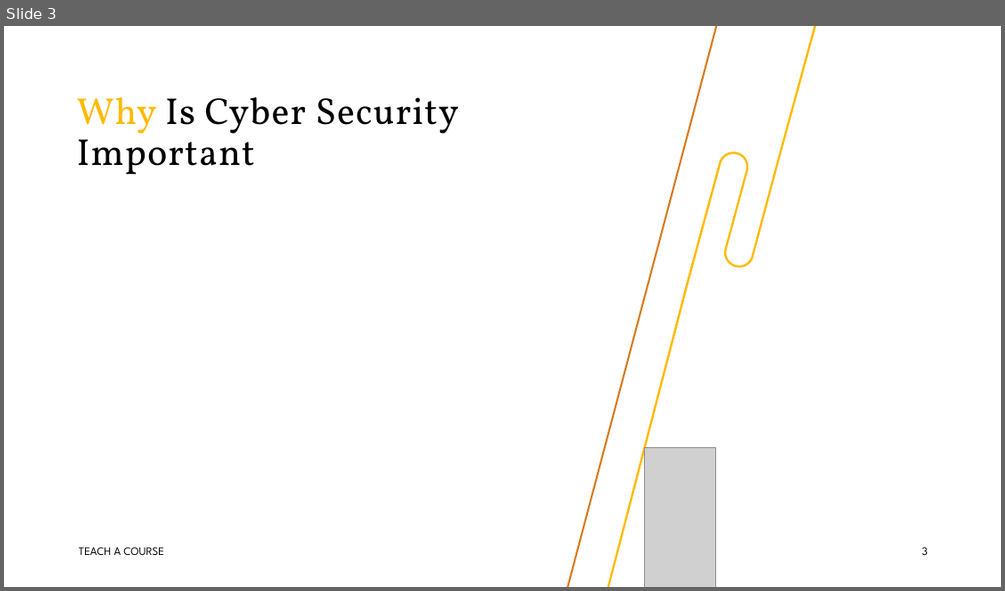
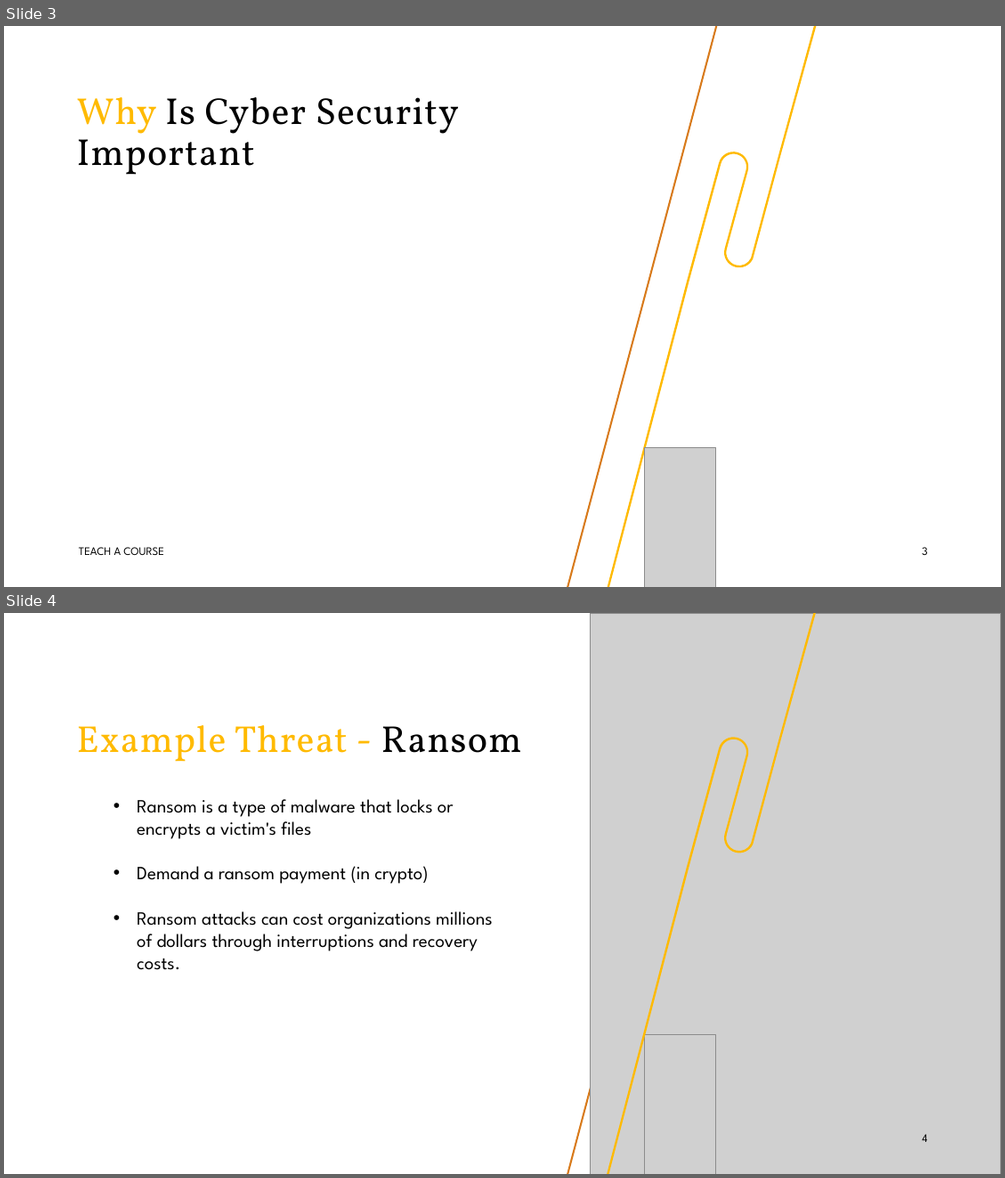
Before and after one commit to noelleon04/CEP-146-GroupProject, a slide deck: Cyber Security Presentation.pptx. Shown one above the other, each under a label of ours: slide 3 before the commit, slides 3 and 4 after it. The pictures are 1005x591 and 1005x1178 pixels, drawn with LibreOffice and Linux fonts; fonts in the diff are those of the drawing; grey boxes stand for pictures; background and template pictures are left out. Boxes give left, top, right and bottom in pixels: in the first picture for what was removed or moved away, otherwise in the second. Text is boxed around its words. In the diff, an @@ line names an element or a change of style, - is before the commit and + after.

Commit message:
i finished slides 3 and 4. waiting for other people

```diff
--- a/Cyber Security Presentation.pptx
+++ b/Cyber Security Presentation.pptx
@@ slide 4 added at (x1=4, y1=613, x2=1001, y2=1174), background #FFFFFF; not listed: 1 template element that a slide beside it also shows @@
@@ picture added at (x1=590, y1=613, x2=1001, y2=1174) @@
@@ freeform shape added at (x1=607, y1=613, x2=816, y2=1174), fill #FFBA00 @@
@@ title added at (x1=77, y1=725, x2=522, y2=762), 36 pt, text #FFBA00 @@
+Example Threat - Ransom
@@ text added at (x1=137, y1=799, x2=493, y2=970), 18 pt, text #000000 @@
+• Ransom is a type of malware that locks or encrypts a victim's files
+• Demand a ransom payment (in crypto)
+• Ransom attacks can cost organizations millions of dollars through interruptions and recovery costs.
@@ rectangle added at (x1=129, y1=1018, x2=480, y2=1070), fill #FFFFFF, outline #FFFFFF 1.25 pt @@
@@ picture added at (x1=644, y1=1035, x2=716, y2=1174) @@
@@ page number added at (x1=922, y1=1134, x2=927, y2=1142), 11 pt, text #000000 @@
+4
```
Also in this commit, not shown: 2 other slides added, 4 slides removed, 1 other file.
